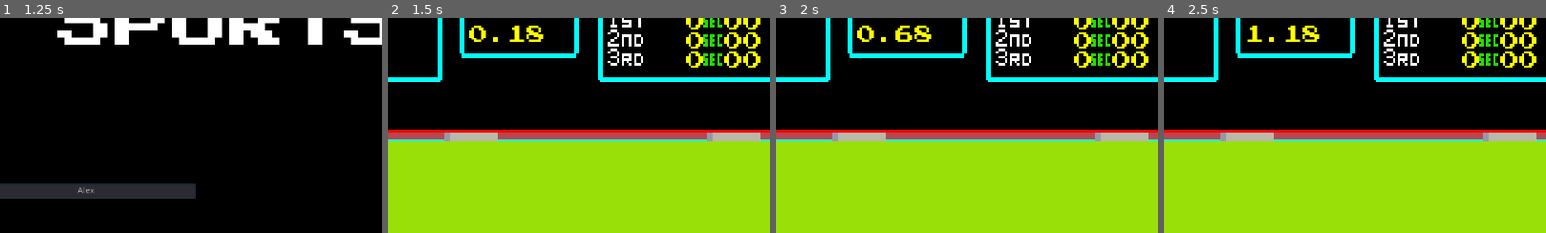
Above: before the commit, frames 1-4 (left to right).
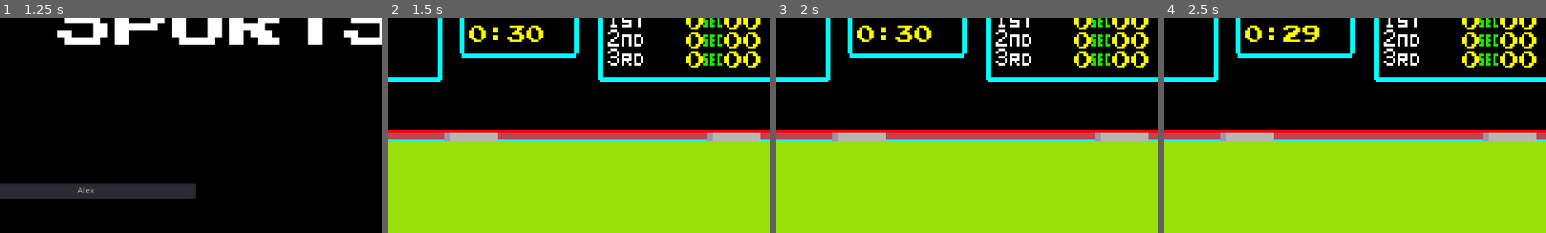
Above: after the commit, the same moments.

Repository: djalexkidd/kiyu-sports
Game: Godot game, scene res://scenes/NameEntry.tscn
The game is run twice, just before and just after one commit, with the same random seed, the same clock (stepped at 60 frames per second) and the same inputs.
Inputs (mouse positions are % of the whole screen's width and height, from its top left):
- Up to frame 1 (1.25 s): click (50, 50) at 0.52 s; type "Alex" at 0.6 s
- Up to frame 2 (1.5 s): click "Tir à l'arc" at 1.25 s
- Up to frame 3 (2 s): no input
- Up to frame 4 (2.5 s): tap Space (fire) at 2.1 s; tap Shift (jump) at 2.27 s
The pictures show only the part of the screen within x 39-89%, y 10-60%; the shares and areas given below are measured in that part.

Frame 1 is identical in both runs. In frame 2, 0.3% of the frame differs, in the area x 27-41%, y 3-12%; in frame 3, 0.3%; in frame 4, 0.6%, in the area x 21-41%, y 3-12%.

Commit message:
30 secondes

Diff:
--- a/scenes/Archery.tscn
+++ b/scenes/Archery.tscn
@@ -3,19 +3,19 @@
 [ext_resource path="res://scripts/Name.gd" type="Script" id=1]
 [ext_resource path="res://scripts/Archery.gd" type="Script" id=2]
 [ext_resource path="res://assets/fonts/PressStart.ttf" type="DynamicFontData" id=3]
-[ext_resource path="res://scripts/Stopwatch.gd" type="Script" id=4]
+[ext_resource path="res://scripts/Time.gd" type="Script" id=4]
 [ext_resource path="res://assets/sounds/event_start.mp3" type="AudioStream" id=5]
 [ext_resource path="res://assets/backgrounds/HUD1.png" type="Texture" id=6]
 [ext_resource path="res://assets/props/target.png" type="Texture" id=7]
 [ext_resource path="res://scripts/Target.gd" type="Script" id=8]
 
-[sub_resource type="RectangleShape2D" id=6]
+[sub_resource type="RectangleShape2D" id=1]
 extents = Vector2( 14.0001, 80 )
 
-[sub_resource type="RectangleShape2D" id=7]
+[sub_resource type="RectangleShape2D" id=2]
 extents = Vector2( 20, 10 )
 
-[sub_resource type="DynamicFont" id=2]
+[sub_resource type="DynamicFont" id=3]
 size = 32
 font_data = ExtResource( 3 )
 
@@ -90,12 +90,12 @@
 "_edit_use_anchors_": false
 }
 
-[node name="Stopwatch" type="Label" parent="HUD"]
+[node name="Time" type="Label" parent="HUD"]
 margin_left = 632.0
 margin_top = 83.0
 margin_right = 760.0
 margin_bottom = 115.0
-custom_fonts/font = SubResource( 2 )
+custom_fonts/font = SubResource( 3 )
 custom_colors/font_color = Color( 1, 1, 0, 1 )
 text = "8 88"
 align = 2
@@ -103,6 +103,11 @@
 __meta__ = {
 "_edit_use_anchors_": false
 }
+
+[node name="Timer" type="Timer" parent="HUD/Time"]
+wait_time = 31.0
+one_shot = true
+autostart = true
 
 [node name="Name" type="Label" parent="HUD"]
 margin_left = 132.0
@@ -127,4 +132,4 @@
 stream = ExtResource( 5 )
 autoplay = true
 
-[connection signal="results" from="HUD/Stopwatch" to="." method="_on_Stopwatch_results"]
+[connection signal="timeout" from="HUD/Time/Timer" to="HUD/Time" method="_on_Timer_timeout"]
--- /dev/null
+++ b/scripts/Time.gd
@@ -0,0 +1,7 @@
+extends Label
+
+func _process(delta):
+	text = "%d:%02d" % [floor($Timer.time_left / 60), int($Timer.time_left) % 60] #Affiche le Timer
+
+func _on_Timer_timeout(): #Si le Timer est écoulé
+	get_tree().change_scene("res://scenes/NameEntry.tscn")
Not shown: 1 places in scenes/Archery.tscn that only renumber resources
